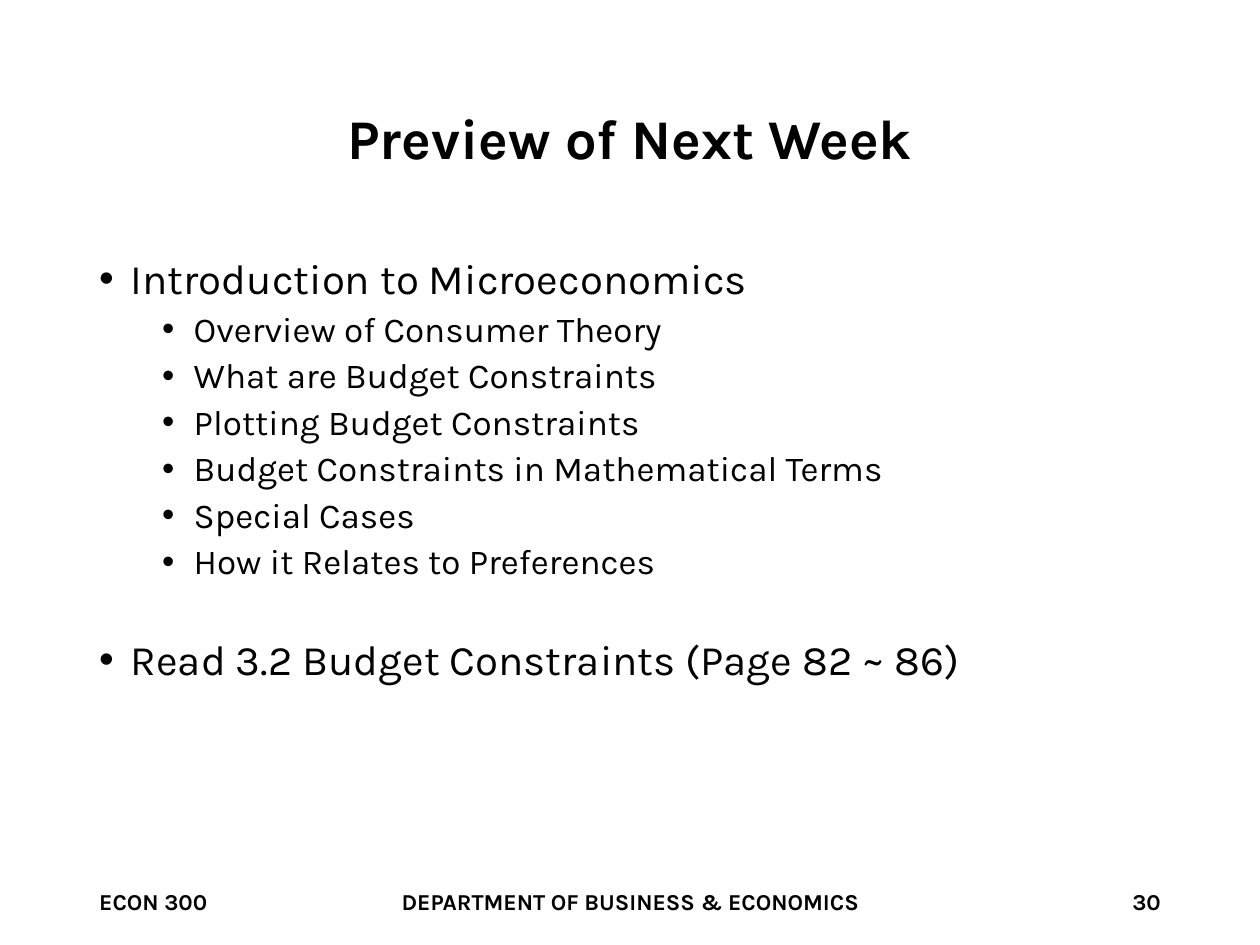
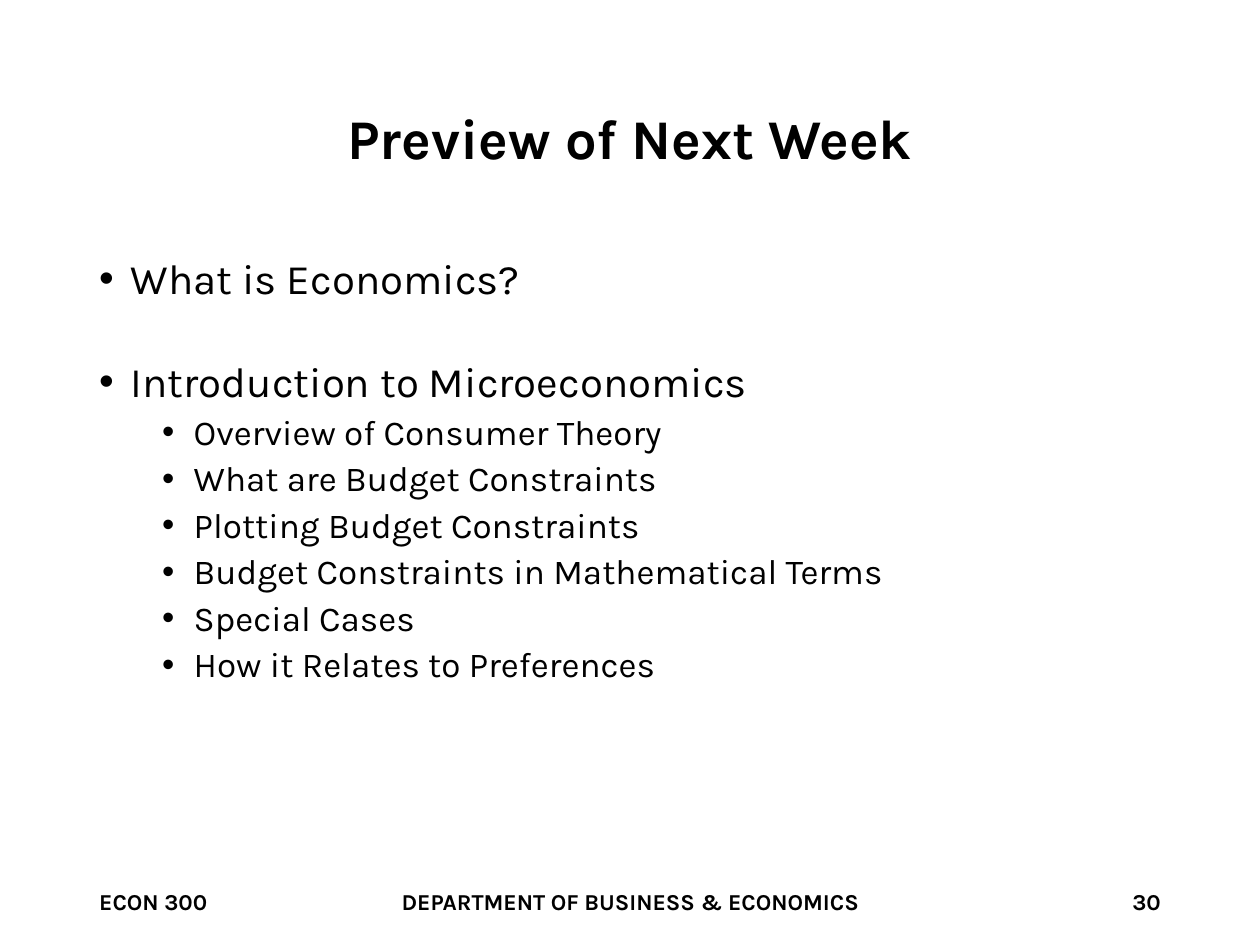
Before and after one commit to brianhwpark/brianhwpark.github.io, a slide deck: slide 30 of files/teaching-resources/monmouthcollege-econ-300/econ-300-f2024/econ-300-f2024-lecture-note/ECON300-LEC01.pptx. Drawn at 1260x945 pixels with LibreOffice and Linux fonts; fonts in the diff are those of the drawing; background and template pictures are left out. Boxes give left, top, right and bottom in pixels: in the first picture for what was removed or moved away, otherwise in the second. Text is boxed around its words. In the diff, an @@ line names an element or a change of style, - is before the commit and + after.

```diff
--- a/files/teaching-resources/monmouthcollege-econ-300/econ-300-f2024/econ-300-f2024-lecture-note/ECON300-LEC01.pptx
+++ b/files/teaching-resources/monmouthcollege-econ-300/econ-300-f2024/econ-300-f2024-lecture-note/ECON300-LEC01.pptx
@@ text at (131, 265, 520, 295): paragraph added @@
+• What is Economics?
@@ text at (131, 644, 959, 686): paragraph removed @@
-• Read 3.2 Budget Constraints (Page 82 ~ 86)
```
Also in this commit, not shown: 1 other file.
